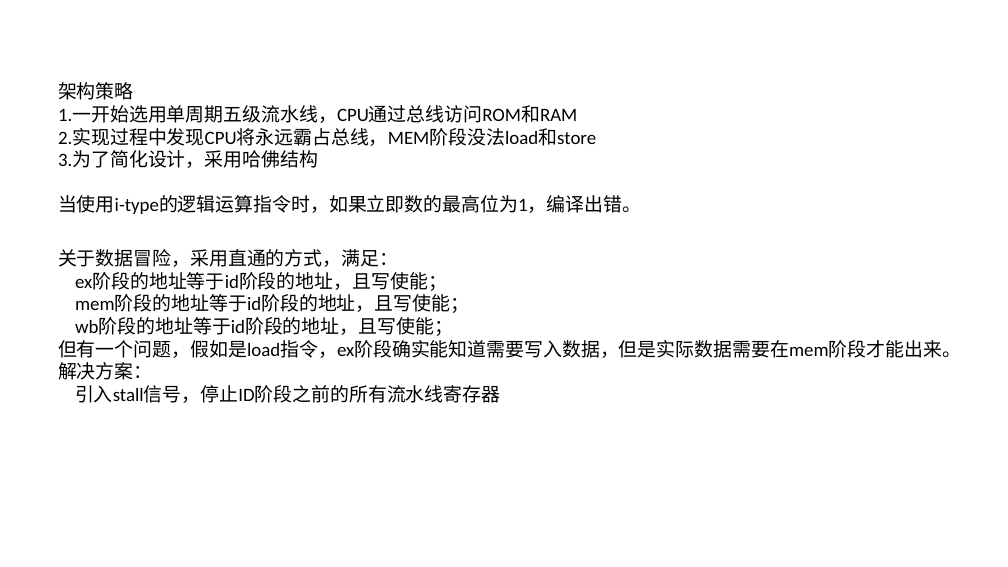
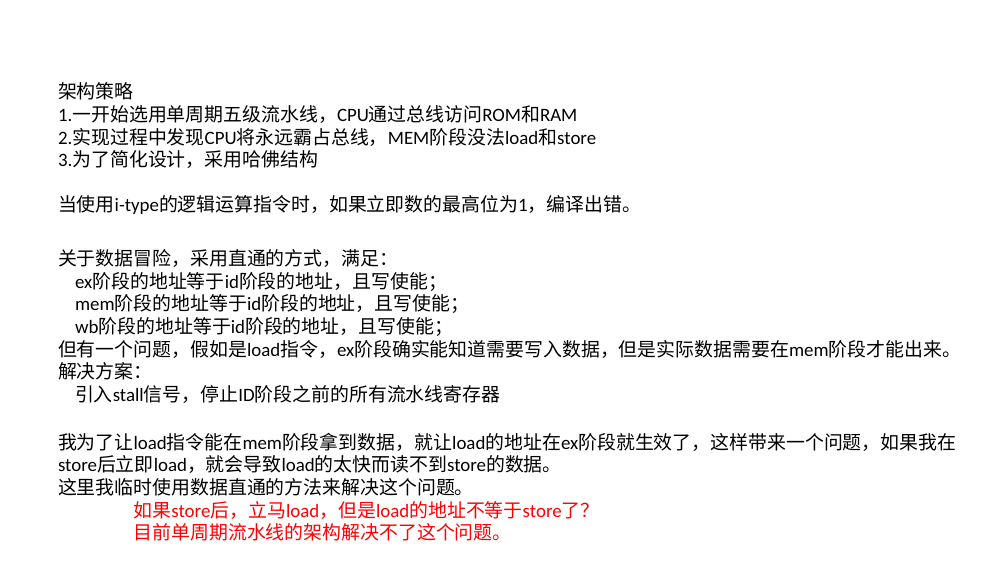
Before and after one commit to Unpdt/cySOC, a slide deck: slide 2 of Doc/知识点记录.pptx. Drawn at 1008x567 pixels with LibreOffice and Linux fonts; fonts in the diff are those of the drawing. Boxes give left, top, right and bottom in pixels: in the first picture for what was removed or moved away, otherwise in the second. Text is boxed around its words. In the diff, an @@ line names an element or a change of style, - is before the commit and + after.

Commit message:
store后立马load，使用stall来消除冲突

```diff
--- a/Doc/知识点记录.pptx
+++ b/Doc/知识点记录.pptx
@@ text added at <box>58,433,956,541</box>, 18 pt, text #000000 @@
+我为了让load指令能在mem阶段拿到数据，就让load的地址在ex阶段就生效了，这样带来一个问题，如果我在
+store后立即load，就会导致load的太快而读不到store的数据。
+这里我临时使用数据直通的方法来解决这个问题。
+如果store后，立马load，但是load的地址不等于store了？
+目前单周期流水线的架构解决不了这个问题。
```
Also in this commit, not shown: 24 other files.
